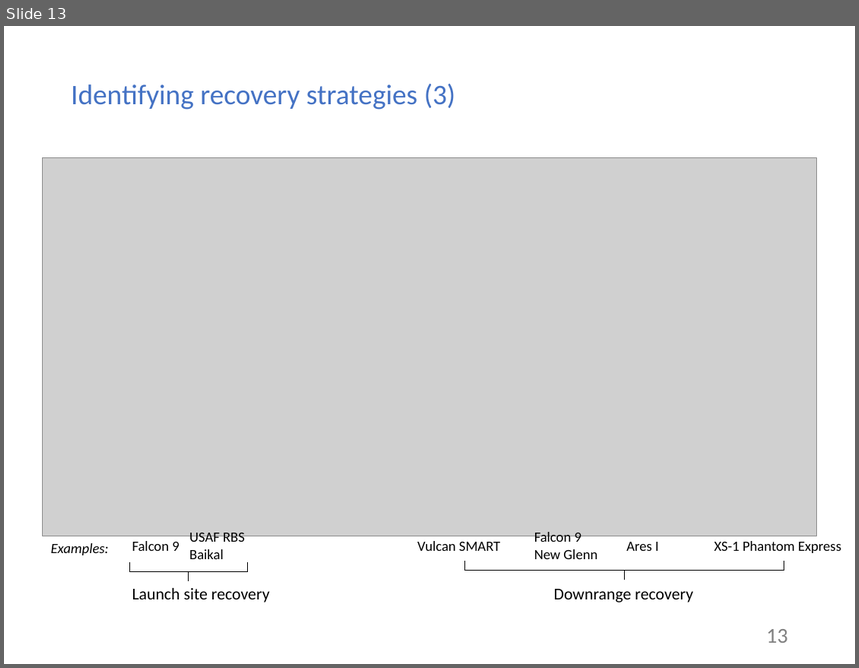
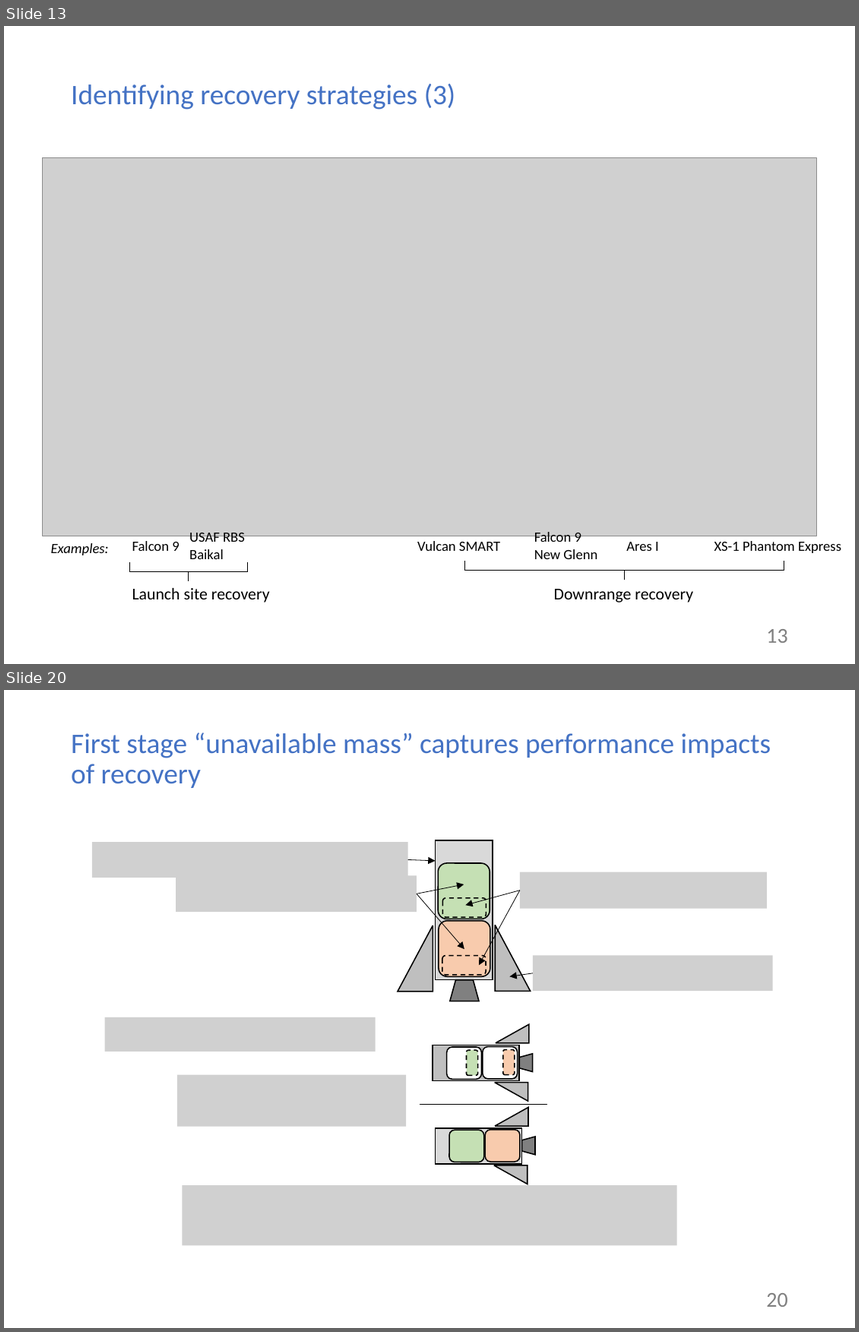
Before and after one commit to mvernacc/lvreuse, a slide deck: presentations/2018-08-27_meeting_w_greg.pptx. Shown one above the other, each under a label of ours: slide 13 before the commit, slides 13 and 20 after it; the slides between them are not shown. The pictures are 859x668 and 859x1332 pixels, drawn with LibreOffice and Linux fonts; fonts in the diff are those of the drawing; grey boxes stand for pictures. Boxes give left, top, right and bottom in pixels: in the first picture for what was removed or moved away, otherwise in the second. Text is boxed around its words. In the diff, an @@ line names an element or a change of style, - is before the commit and + after.

Commit message:
Add performance section to presentation.

```diff
--- a/presentations/2018-08-27_meeting_w_greg.pptx
+++ b/presentations/2018-08-27_meeting_w_greg.pptx
@@ slide 20 added at bbox=[4, 690, 855, 1328], background #FFFFFF @@
@@ title added at bbox=[71, 733, 772, 788], 24 pt, text #4472C4 @@
+First stage “unavailable mass” captures performance impacts of recovery
@@ picture added at bbox=[91, 842, 408, 878] @@
@@ arrow added from (408, 860) to (436, 861), #000000 0.5 pt @@
@@ picture added at bbox=[176, 875, 417, 912] @@
@@ arrow added from (417, 894) to (465, 950), #000000 0.5 pt @@
@@ arrow added from (417, 894) to (464, 885), #000000 0.5 pt @@
@@ arrow added from (520, 890) to (465, 905), #000000 0.5 pt @@
@@ arrow added from (520, 890) to (479, 965), #000000 0.5 pt @@
@@ picture added at bbox=[520, 872, 767, 909] @@
@@ rounded rectangle added at bbox=[443, 897, 486, 917], outline #000000 1 pt dashed @@
@@ right triangle added at bbox=[397, 926, 432, 992], fill #BFBFBF, outline #000000 1 pt @@
@@ right triangle added at bbox=[495, 925, 530, 991], fill #BFBFBF, outline #000000 1 pt @@
@@ rounded rectangle added at bbox=[443, 955, 486, 975], outline #000000 1 pt dashed @@
@@ picture added at bbox=[533, 955, 772, 991] @@
@@ group added at bbox=[436, 840, 493, 1002]: 2 rounded rectangles, 1 rectangle, 1 flow chart manual operation @@
@@ arrow added from (533, 973) to (509, 977), #000000 0.5 pt @@
@@ picture added at bbox=[104, 1018, 375, 1052] @@
@@ picture added at bbox=[177, 1075, 407, 1127] @@
@@ group added at bbox=[433, 1024, 533, 1102]: 4 rounded rectangles, 2 right triangles, 1 rectangle, 1 flow chart manual operation @@
@@ line added from (420, 1104) to (547, 1104), #000000 1 pt @@
@@ group added at bbox=[436, 1107, 535, 1184]: 2 rounded rectangles, 2 right triangles, 1 rectangle, 1 flow chart manual operation @@
@@ picture added at bbox=[182, 1186, 677, 1246] @@
@@ page number added at bbox=[766, 1293, 788, 1307], 18 pt, text #808080 @@
+20
```
Also in this commit, not shown: 1 slide changed, 12 other slides added.
